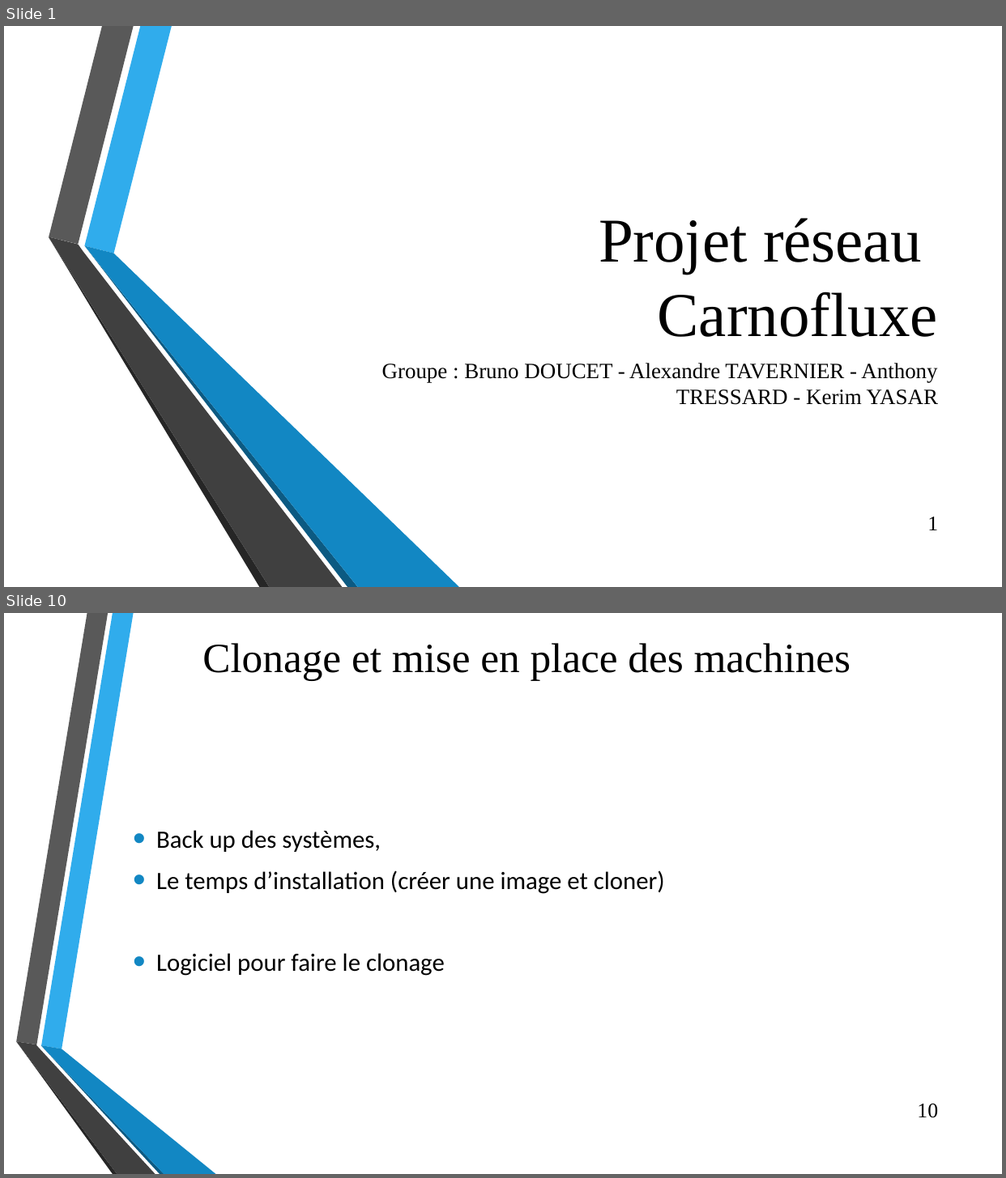
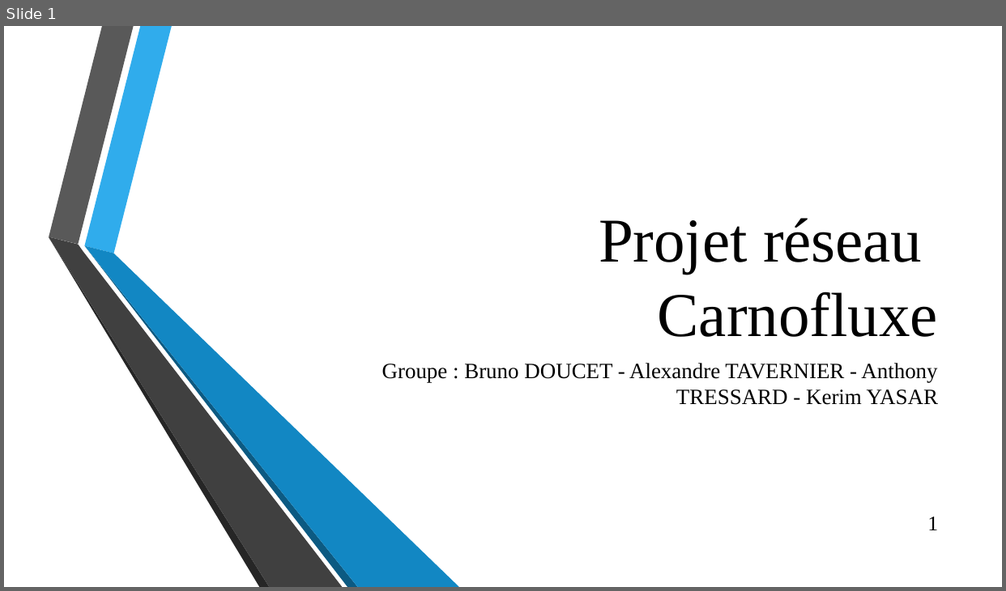
Before and after one commit to Efiria/Carnofluxe, a slide deck: Presentation2.pptx. Shown one above the other, each under a label of ours: slides 1 and 10 before the commit, slide 1 after it; the slides between them are not shown. The pictures are 1006x1178 and 1006x591 pixels, drawn with LibreOffice and Linux fonts; fonts in the diff are those of the drawing; background and template pictures are left out. Boxes give left, top, right and bottom in pixels: in the first picture for what was removed or moved away, otherwise in the second. Text is boxed around its words. In the diff, an @@ line names an element or a change of style, - is before the commit and + after.

```diff
--- a/Presentation2.pptx
+++ b/Presentation2.pptx
@@ slide 10 removed at (4, 613, 1002, 1174), background picture (left out) @@
@@ title removed at (202, 643, 851, 681) @@
-Clonage et mise en place des machines
@@ text removed at (156, 830, 665, 976) @@
-• Back up des systèmes,
-• Le temps d’installation (créer une image et cloner)
-• Logiciel pour faire le clonage
@@ group removed at (16, 613, 216, 1174): 6 freeform shapes @@
@@ page number removed at (917, 1104, 938, 1118) @@
-10
```
Also in this commit, not shown: 7 slides changed, 5 slides added, 3 other slides removed.
